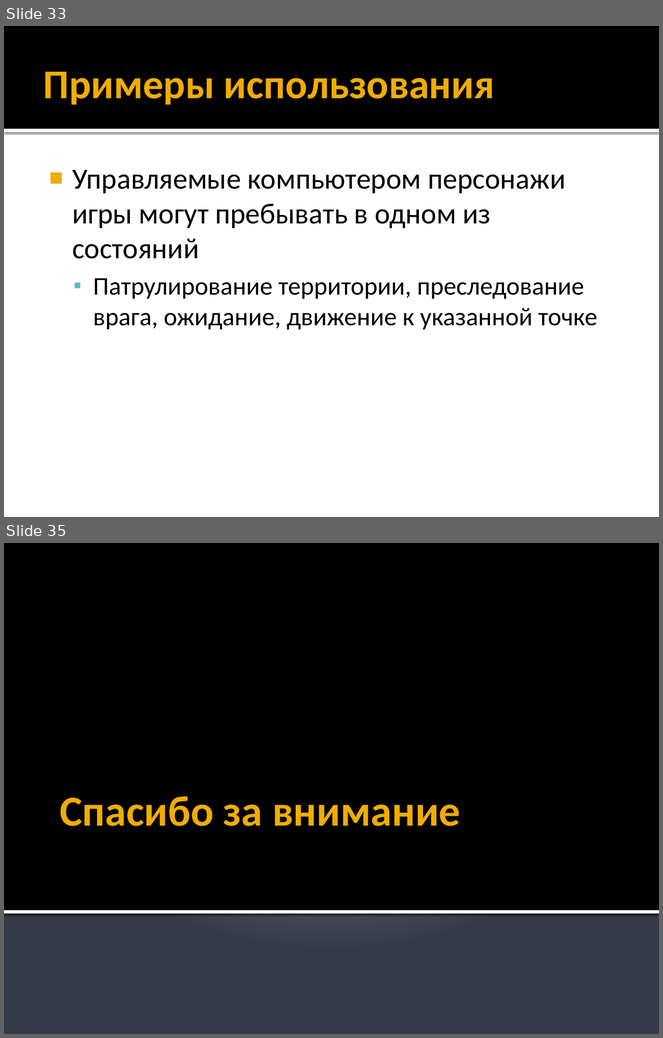
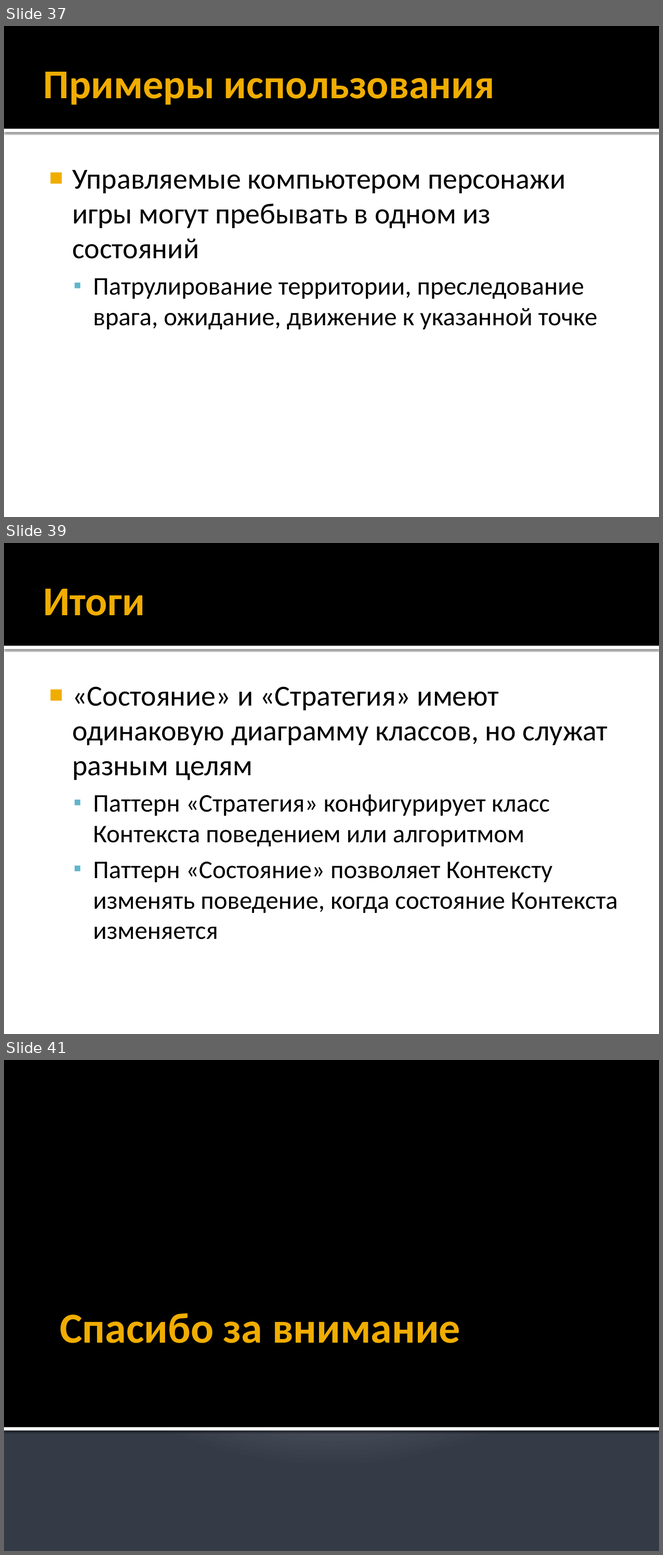
Before and after one commit to alexey-malov/ood, a slide deck: lectures/11.state/state.pptx. Shown one above the other, each under a label of ours: slides 33 and 35 before the commit, slides 37, 39 and 41 after it; the slides between them are not shown. The pictures are 663x1038 and 663x1555 pixels, drawn with LibreOffice and Linux fonts; fonts in the diff are those of the drawing. Boxes give left, top, right and bottom in pixels: in the first picture for what was removed or moved away, otherwise in the second. Text is boxed around its words. In the diff, an @@ line names an element or a change of style, - is before the commit and + after.

Commit message:
Обновил лекцию по паттерну "Состояние"

```diff
--- a/lectures/11.state/state.pptx
+++ b/lectures/11.state/state.pptx
@@ slide 39 added at (4, 543, 659, 1034), background #FFFFFF; not listed: 2 template elements that a slide beside it also shows @@
@@ title added at (44, 589, 145, 616), 45 pt, text #F0AD00, bold @@
+Итоги
@@ text added at (72, 687, 618, 940), 28 pt, text #000000 @@
+■ «Состояние» и «Стратегия» имеют одинаковую диаграмму классов, но служат разным целям
+  ▪ Паттерн «Стратегия» конфигурирует класс Контекста поведением или алгоритмом
+  ▪ Паттерн «Состояние» позволяет Контексту изменять поведение, когда состояние Контекста изменяется
@@ what was slide 33 is now slide 37 @@
@@ what was slide 35 is now slide 41 @@
```
Also in this commit, not shown: 9 slides changed, 5 other slides added, 1 other file.
